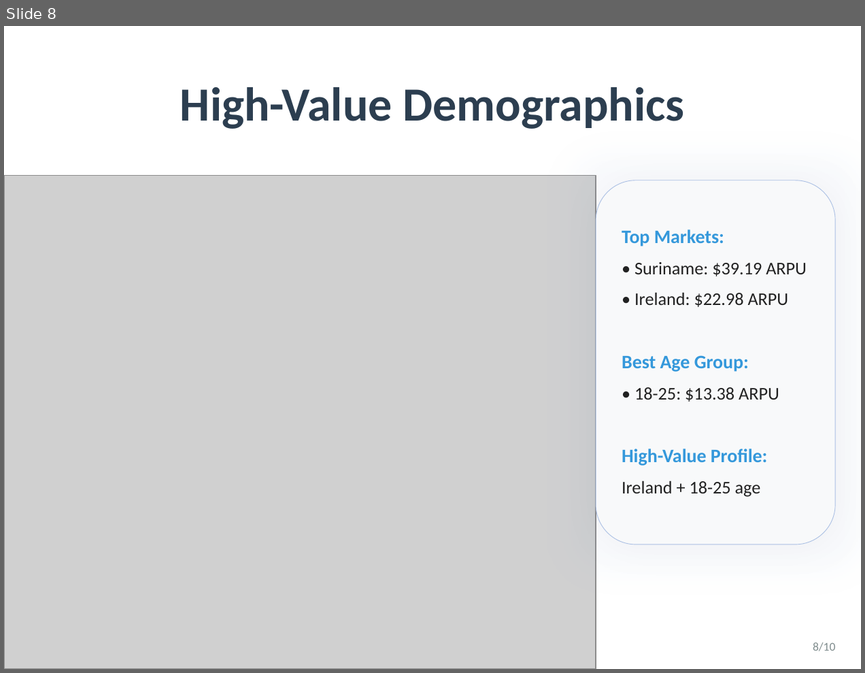
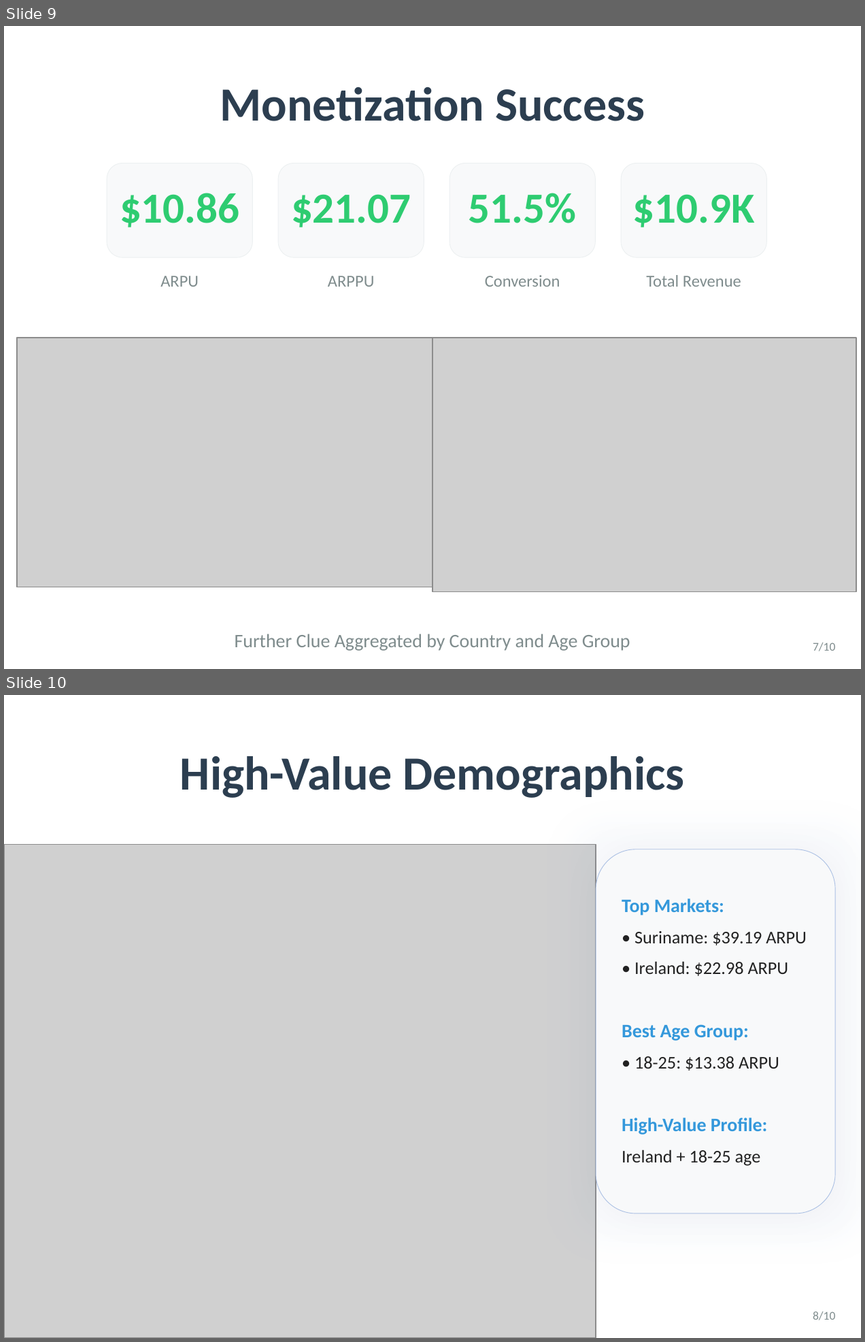
Before and after one commit to yiwei79/GameData_Analysis_Projects, a slide deck: Delivery 1 KPIs/Deliverables/To Deliver/Game_Analytics_Presentation.pptx. Shown one above the other, each under a label of ours: slide 8 before the commit, slides 9 and 10 after it. The pictures are 865x673 and 865x1342 pixels, drawn with LibreOffice and Linux fonts; fonts in the diff are those of the drawing; grey boxes stand for pictures. Boxes give left, top, right and bottom in pixels: in the first picture for what was removed or moved away, otherwise in the second. Text is boxed around its words. In the diff, an @@ line names an element or a change of style, - is before the commit and + after.

```diff
--- a/Delivery 1 KPIs/Deliverables/To Deliver/Game_Analytics_Presentation.pptx
+++ b/Delivery 1 KPIs/Deliverables/To Deliver/Game_Analytics_Presentation.pptx
@@ slide 9 added at [4, 26, 861, 669], background #FFFFFF @@
@@ text added at [220, 87, 645, 121], 40 pt, text #2C3E50, bold @@
+Monetization Success
@@ rounded rectangle added at [107, 163, 252, 257], fill #F8F9FA, outline #ECF0F1 0.5 pt @@
@@ rounded rectangle added at [278, 163, 424, 257], fill #F8F9FA, outline #ECF0F1 0.5 pt @@
@@ rounded rectangle added at [449, 163, 595, 257], fill #F8F9FA, outline #ECF0F1 0.5 pt @@
@@ rounded rectangle added at [621, 163, 766, 257], fill #F8F9FA, outline #ECF0F1 0.5 pt @@
@@ text added at [120, 193, 239, 227], 36 pt, text #2ECC71, bold @@
+$10.86
@@ text added at [291, 194, 411, 227], 36 pt, text #2ECC71, bold @@
+$21.07
@@ text added at [468, 193, 576, 223], 36 pt, text #2ECC71, bold @@
+51.5%
@@ text added at [633, 194, 755, 227], 36 pt, text #2ECC71, bold @@
+$10.9K
@@ text added at [160, 276, 198, 286], 14 pt, text #7F8C8D @@
+ARPU
@@ text added at [328, 276, 375, 286], 14 pt, text #7F8C8D @@
+ARPPU
@@ text added at [485, 275, 560, 286], 14 pt, text #7F8C8D @@
+Conversion
@@ text added at [646, 275, 741, 286], 14 pt, text #7F8C8D @@
+Total Revenue
@@ picture added at [17, 338, 432, 587] @@
@@ picture added at [432, 338, 855, 592] @@
@@ text added at [235, 633, 630, 650], 16 pt, text #7F8C8D @@
+Further Clue Aggregated by Country and Age Group
@@ text added at [813, 642, 835, 651], 10 pt, text #7F8C8D @@
+7/10
@@ what was slide 8 is now slide 10 @@
```
Also in this commit, not shown: 4 slides changed, 1 other slide added, 19 other files.
